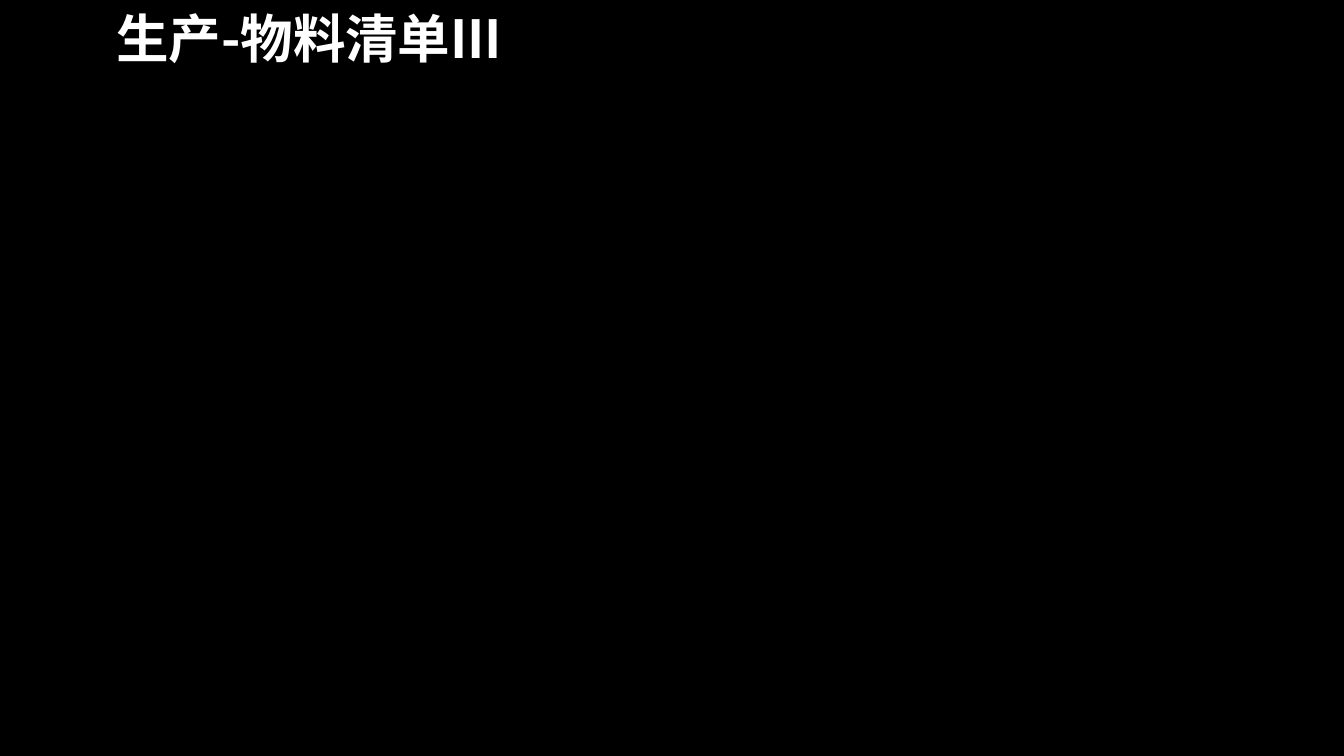
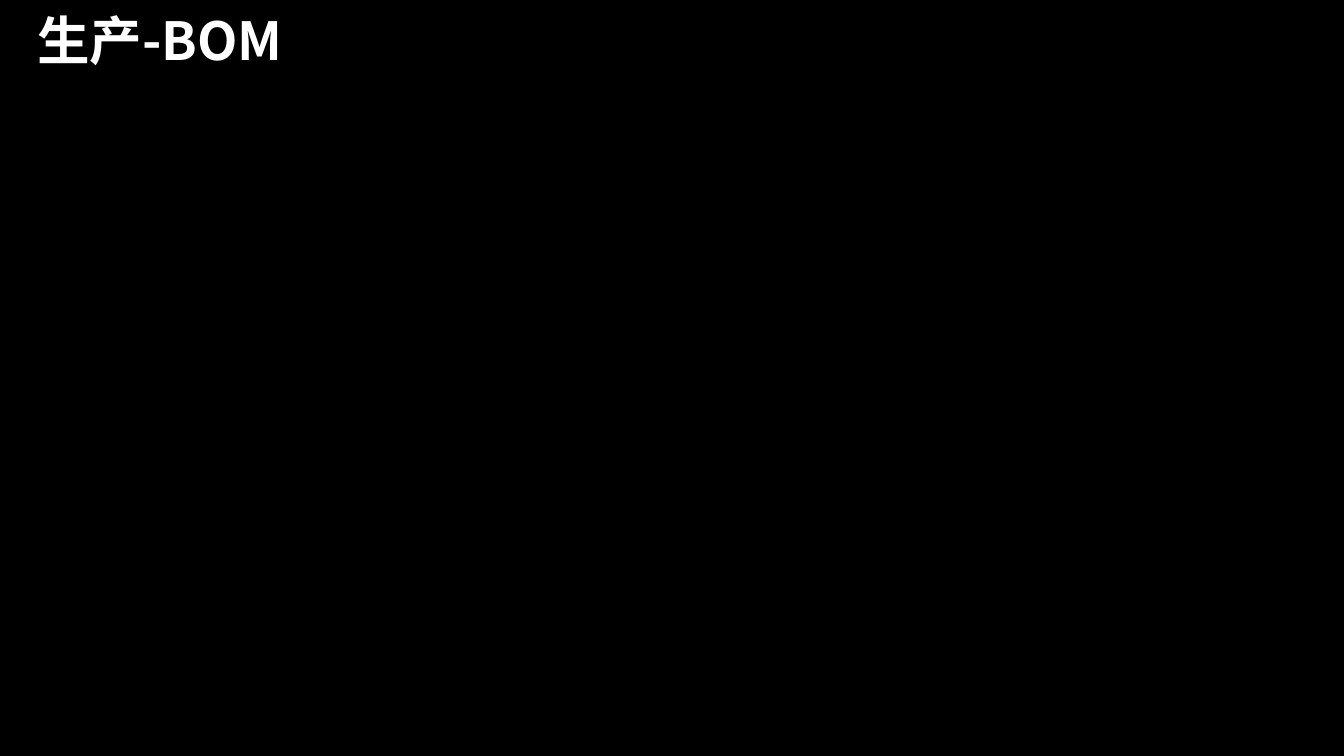
Before and after one commit to dislin/MyProject, a slide deck: slide 33 of Sinopec/Document/你的ERP.pptx. Drawn at 1344x756 pixels with LibreOffice and Linux fonts; fonts in the diff are those of the drawing; background and template pictures are left out. Boxes give left, top, right and bottom in pixels: in the first picture for what was removed or moved away, otherwise in the second. Text is boxed around its words. In the diff, an @@ line names an element or a change of style, - is before the commit and + after.

Commit message:
modified and added more

```diff
--- a/Sinopec/Document/你的ERP.pptx
+++ b/Sinopec/Document/你的ERP.pptx
@@ title at <box>38,15,283,65</box>: text changed @@
-生产-物料清单III
+生产-BOM
```
Also in this commit, not shown: 4 other slides changed, 6 slides added.
